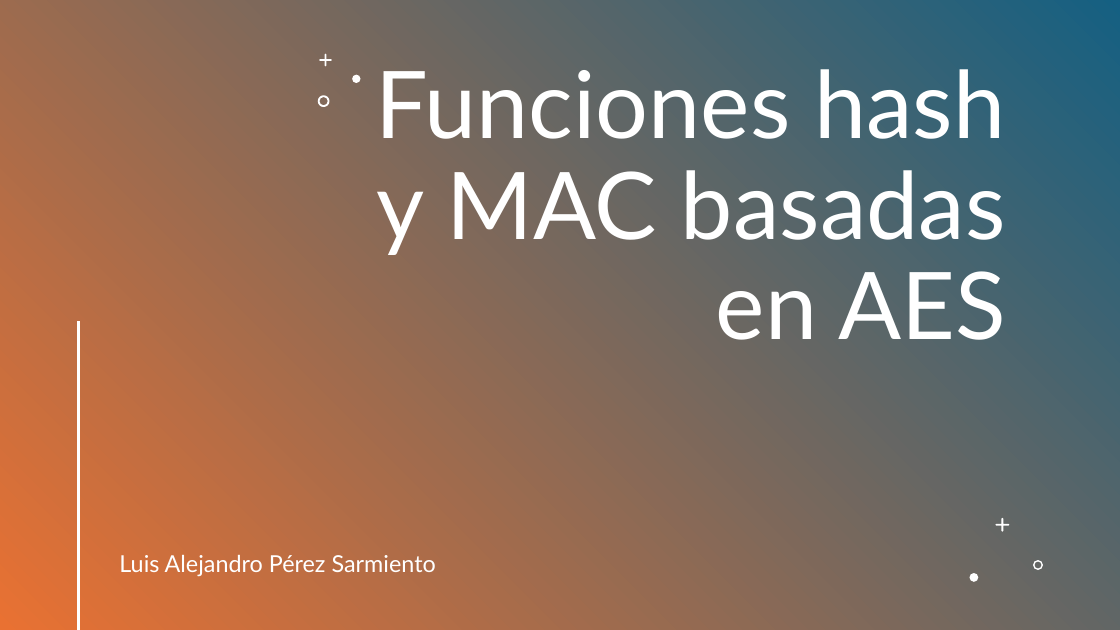
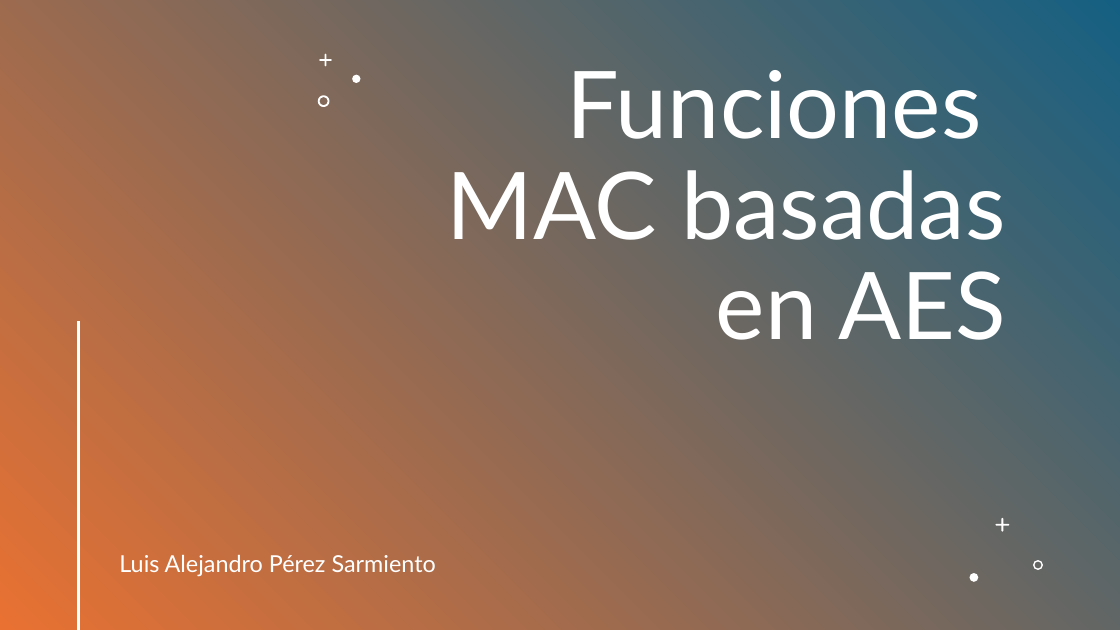
Before and after one commit to AlexPs06/Funciones-hash-vectorizadas, a slide deck: slide 1 of presentacion cripto hash.pptx. Drawn at 1120x630 pixels with LibreOffice and Linux fonts; fonts in the diff are those of the drawing. Boxes give left, top, right and bottom in pixels: in the first picture for what was removed or moved away, otherwise in the second. Text is boxed around its words. In the diff, an @@ line names an element or a change of style, - is before the commit and + after.

```diff
--- a/presentacion cripto hash.pptx
+++ b/presentacion cripto hash.pptx
@@ title at <box>447,70,1006,340</box>: text changed @@
-Funciones hash y MAC basadas en AES
+Funciones MAC basadas en AES
```
Also in this commit, not shown: 1 other slide changed, 14 slides added, 5 slides removed.
